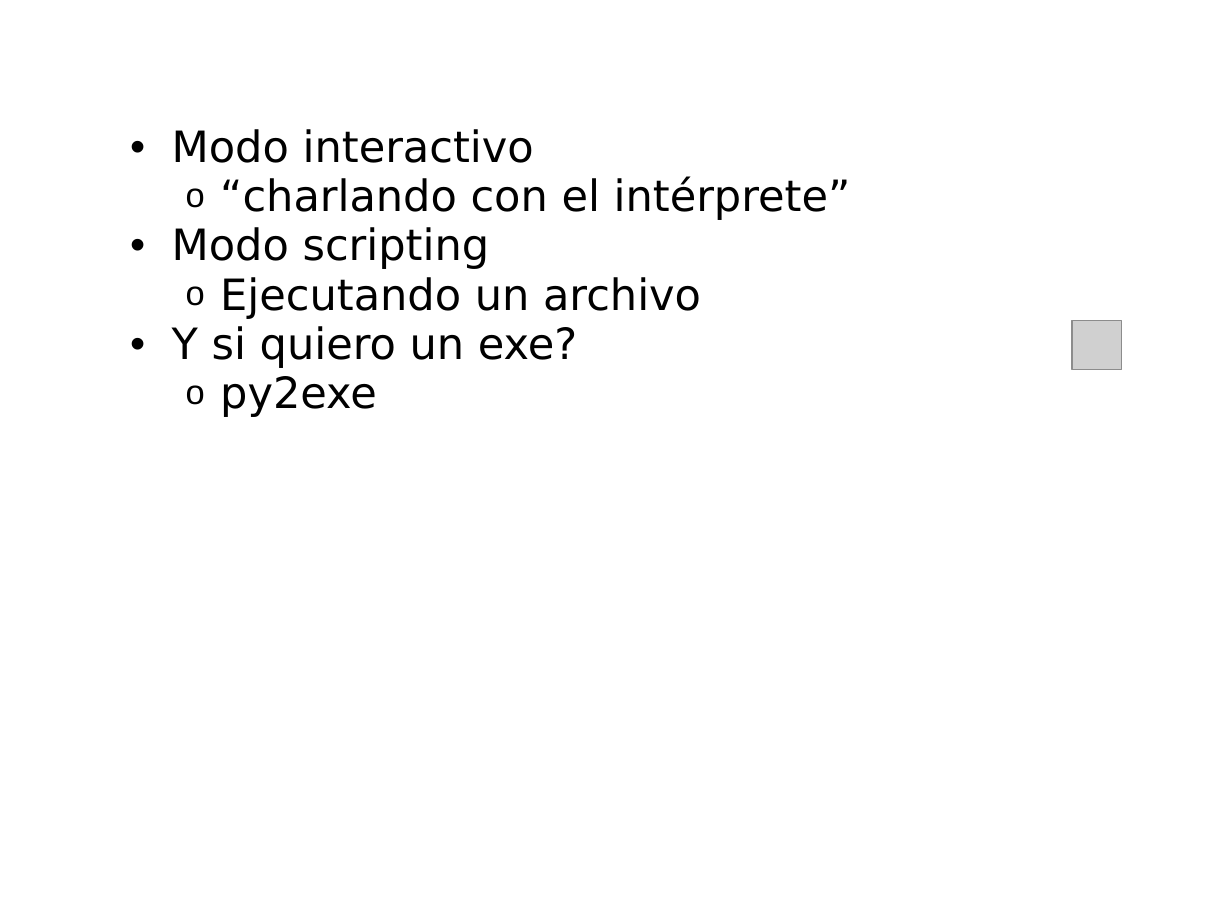
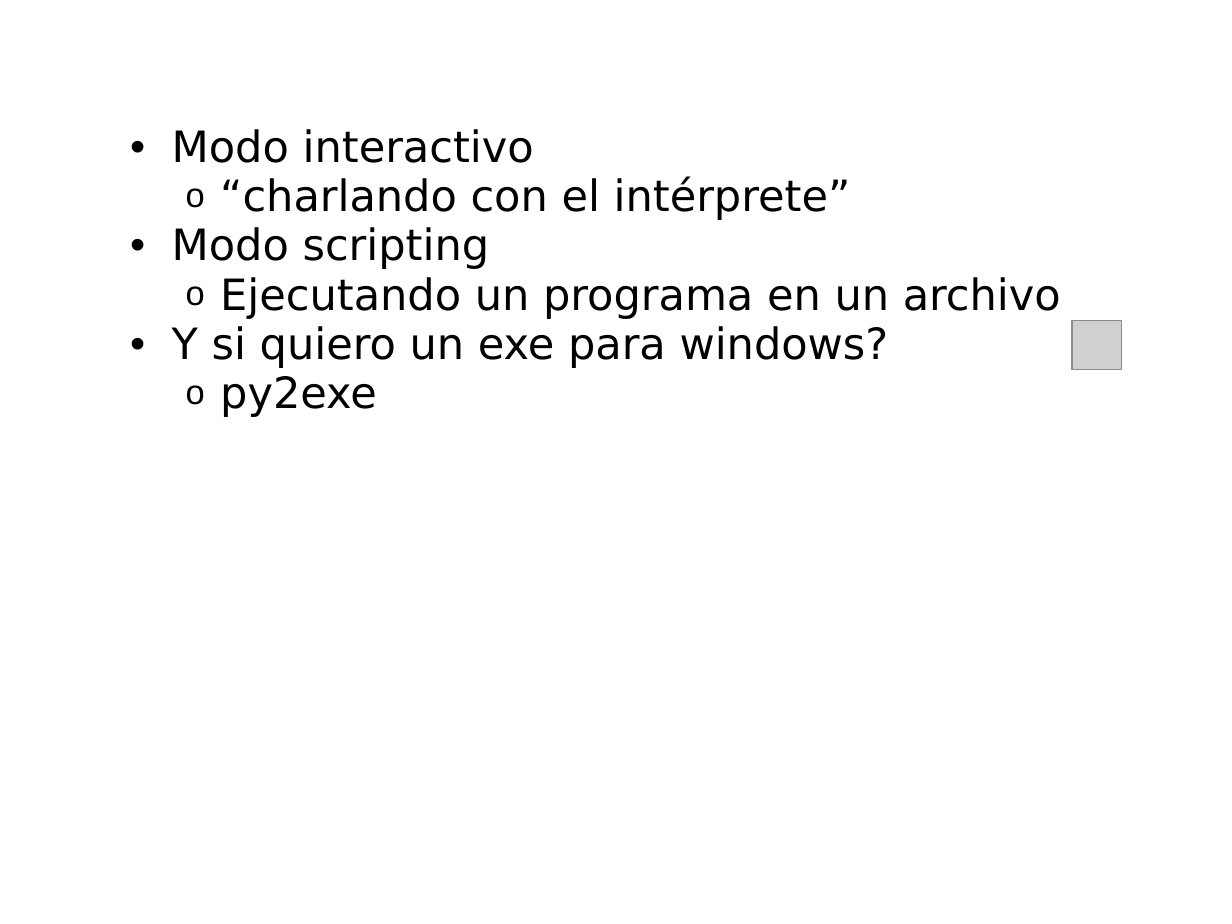
Before and after one commit to fisadev/talks, a slide deck: slide 3 of intro-python/intro-python.odp. Drawn at 1232x924 pixels with LibreOffice and Linux fonts; fonts in the diff are those of the drawing; grey boxes stand for pictures; background and template pictures are left out. Boxes give left, top, right and bottom in pixels: in the first picture for what was removed or moved away, otherwise in the second. Text is boxed around its words. In the diff, an @@ line names an element or a change of style, - is before the commit and + after.

```diff
--- a/intro-python/intro-python.odp
+++ b/intro-python/intro-python.odp
@@ subtitle at (172, 277, 1061, 368): text changed @@
-    o Ejecutando un archivo
-  • Y si quiero un exe?
+    o Ejecutando un programa en un archivo
+  • Y si quiero un exe para windows?
```
Also in this commit, not shown: 6 other slides changed, 1 slide added, 1 other file.
